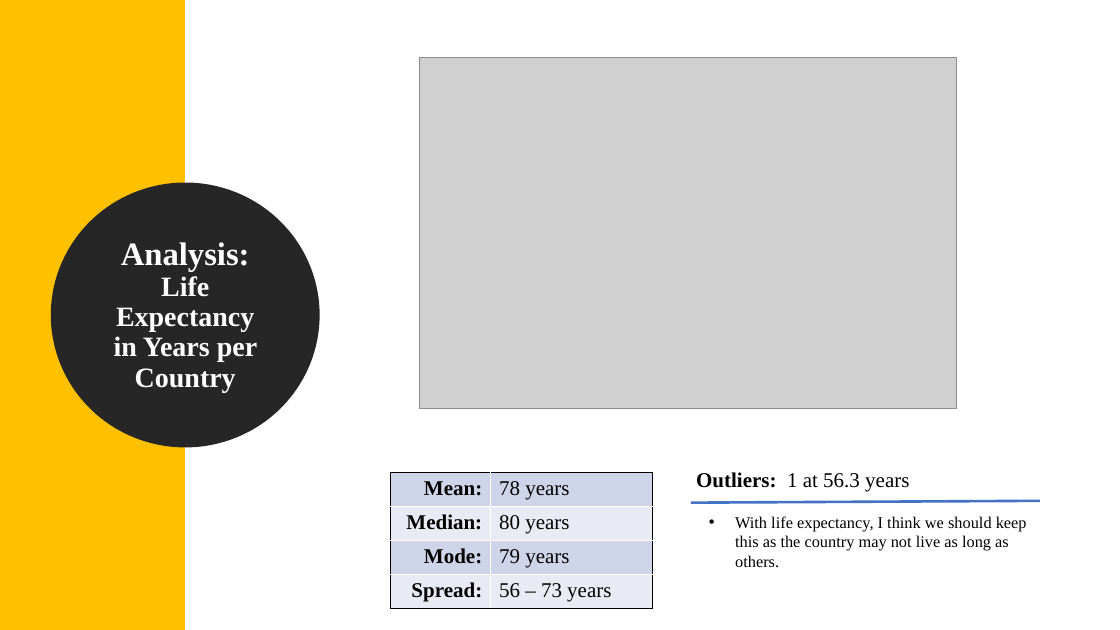
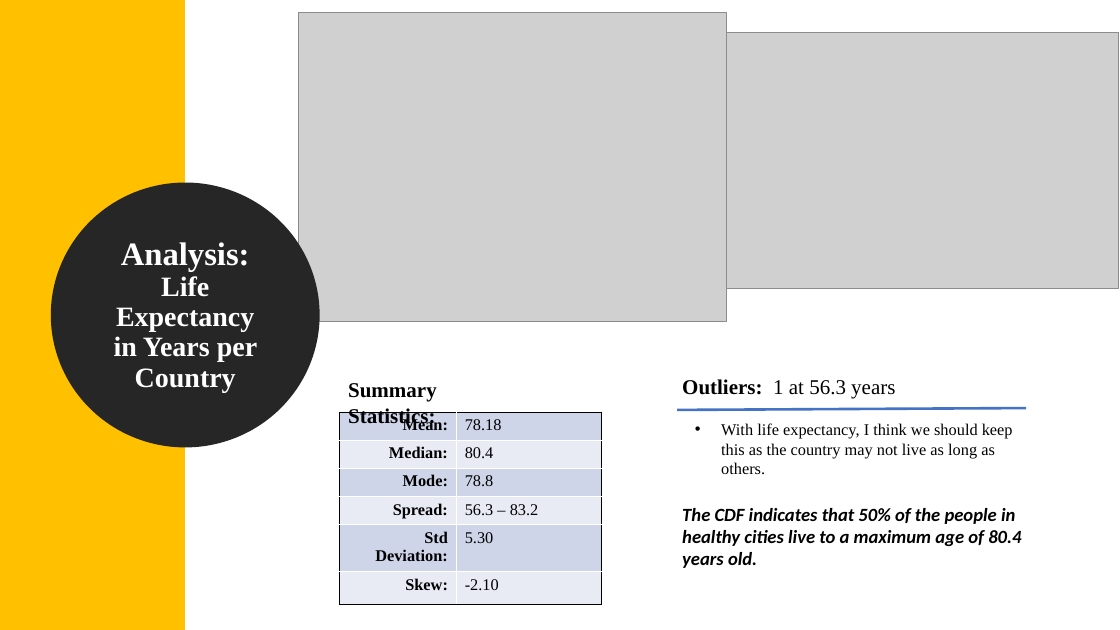
Before and after one commit to catie-williams/bu-dsc, a slide deck: slide 10 of DSC530/Healthiest City/Healthy Lifestyles.pptx. Drawn at 1120x630 pixels with LibreOffice and Linux fonts; fonts in the diff are those of the drawing; grey boxes stand for pictures. Boxes give left, top, right and bottom in pixels: in the first picture for what was removed or moved away, otherwise in the second. Text is boxed around its words. In the diff, an @@ line names an element or a change of style, - is before the commit and + after.

```diff
--- a/DSC530/Healthiest City/Healthy Lifestyles.pptx
+++ b/DSC530/Healthiest City/Healthy Lifestyles.pptx
@@ picture added at (298, 13, 727, 322) @@
@@ picture removed at (420, 57, 957, 408) @@
@@ picture added at (726, 33, 1119, 288) @@
@@ text added at (348, 383, 437, 427), 18 pt, text #000000, bold @@
+Summary Statistics:
@@ text "Outliers: 1 at 56.3 years": place and size @@
-text "Outliers: 1 at 56.3 years" at (696, 472, 909, 492)
+text "Outliers: 1 at 56.3 years" at (682, 379, 895, 399)
@@ table at (340, 413, 602, 594) @@
-row 1: Mean: | 78 years
-row 2: Median: | 80 years
-row 3: Mode: | 79 years
-row 4: Spread: | 56 – 73 years
+row 1: Mean: | 78.18
+row 2: Median: | 80.4
+row 3: Mode: | 78.8
+row 4: Spread: | 56.3 – 83.2
+row 5: Std Deviation: | 5.30
+row 6: Skew: | -2.10
@@ table: place and size @@
-table at (391, 472, 653, 608)
+table at (340, 413, 602, 594)
@@ line moved from (691, 502) - (1040, 501) to (677, 410) - (1026, 408) @@
@@ text "With life expectancy, I think ...": place and size @@
-text "With life expectancy, I think ..." at (735, 516, 1027, 567)
+text "With life expectancy, I think ..." at (721, 423, 1013, 474)
@@ text added at (682, 508, 1021, 568), 16 pt, text #000000, bold, italic @@
+The CDF indicates that 50% of the people in healthy cities live to a maximum age of 80.4 years old.
```
Also in this commit, not shown: 7 other slides changed, 1 slide added, 2 slides removed, 3 other files.
